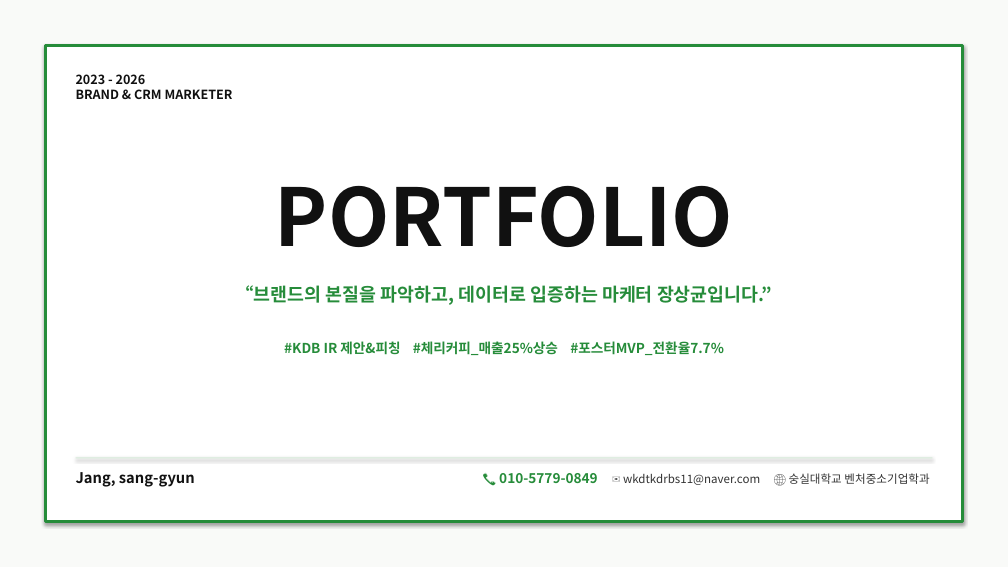
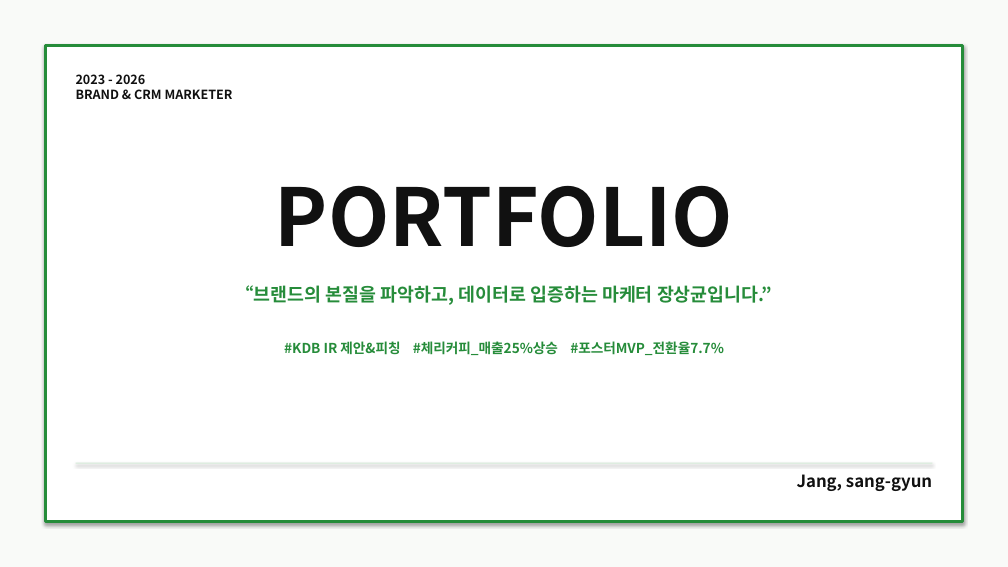
Before and after one commit to wkdtkdrbs11/test1-2026.11.10-, a slide deck: slide 1 of 마케터_장상균_포트폴리오.pptx. Drawn at 1008x567 pixels with LibreOffice and Linux fonts; fonts in the diff are those of the drawing. Boxes give left, top, right and bottom in pixels: in the first picture for what was removed or moved away, otherwise in the second. Text is boxed around its words. In the diff, an @@ line names an element or a change of style, - is before the commit and + after.

Commit message:
Cover slide: keep only right-aligned name at bottom, remove phone, email, school

```diff
--- a/마케터_장상균_포트폴리오.pptx
+++ b/마케터_장상균_포트폴리오.pptx
@@ rectangle: place and size @@
-rectangle at (76,457,932,458)
+rectangle at (76,463,932,464)
@@ text removed at (499,473,929,485) @@
-📞 010-5779-0849 ✉️ wkdtkdrbs11@naver.com 🌐 숭실대학교 벤처중소기업학과
@@ text "Jang, sang-gyun": place and size @@
-text "Jang, sang-gyun" at (76,472,195,487)
+text "Jang, sang-gyun" at (797,474,932,491)
@@ text "Jang, sang-gyun" at (797,474,932,491): size 14 to 16 pt; alignment left to right @@
```
Also in this commit, not shown: 2 other files.
